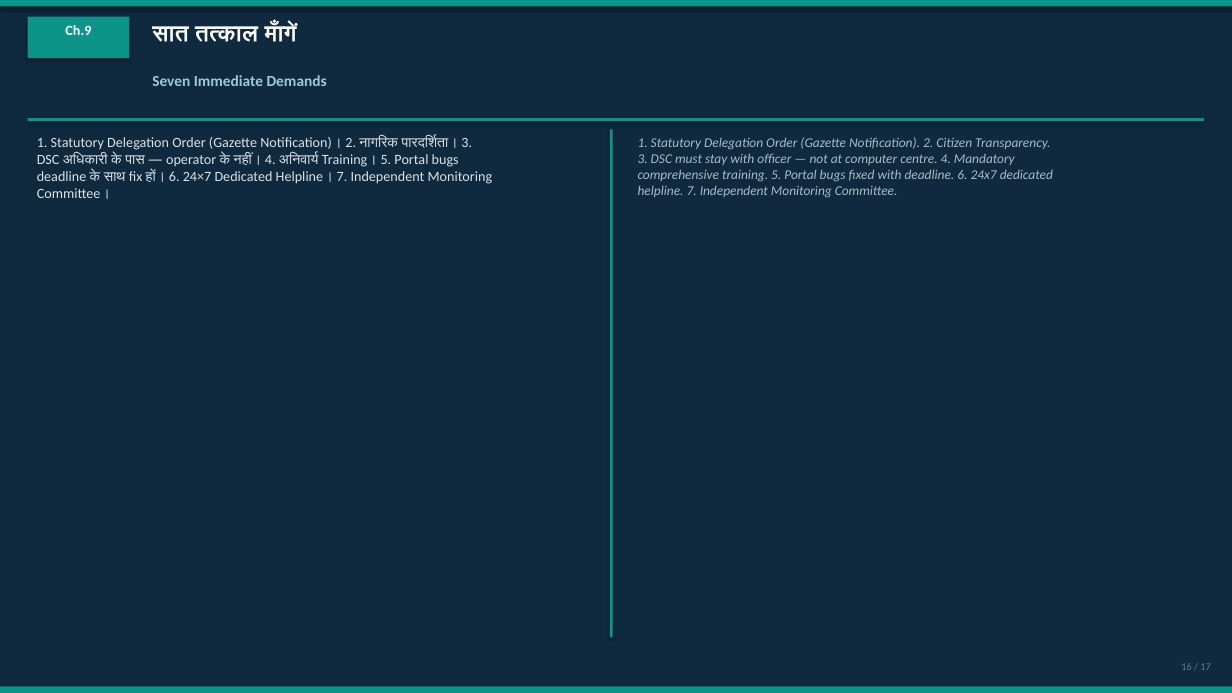
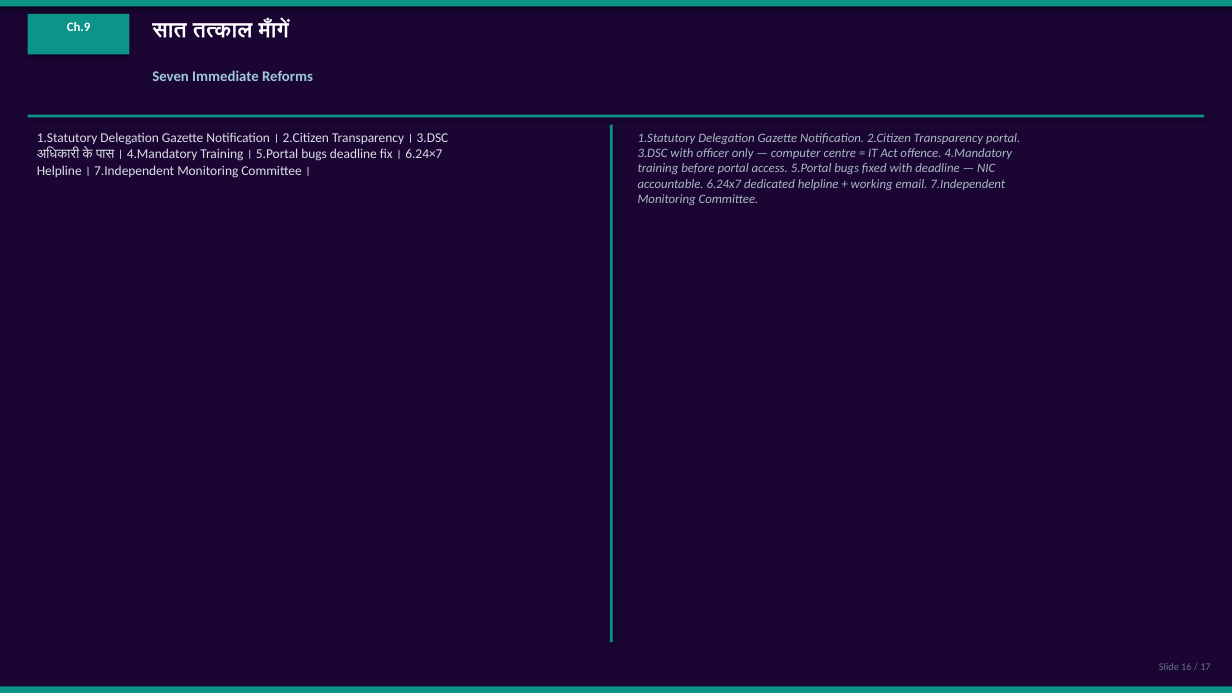
Before and after one commit to CRAJKUMARSINGH/News-Article-Elaborator, a slide deck: slide 16 of artifacts/rajasthan-ifms-crisis/IFMS-Rajasthan-Investigation.pptx. Drawn at 1232x693 pixels with LibreOffice and Linux fonts; fonts in the diff are those of the drawing. Boxes give left, top, right and bottom in pixels: in the first picture for what was removed or moved away, otherwise in the second. Text is boxed around its words. In the diff, an @@ line names an element or a change of style, - is before the commit and + after.

Commit message:
Clean full regeneration — all exports rewritten from scratch
- Deleted old generate_exports.py + regen_emb.py approach
- New print_all.py: single clean script, all 14 chapters in IFMS
  article + 13 chapters in eMB article fully regenerated
- Cache cleared before run
- All 6 files rebuilt: DOCX 39KB, PDF 12KB, PPTX 59KB (IFMS)
  and DOCX 38KB, PDF 9KB, PPTX 52KB (eMB)
- PPTX now has improved cover, facts grid, chapter slides with
  Hindi/English two-column layout, and updated CTA closing slide
  with impunity architecture quote

```diff
--- a/artifacts/rajasthan-ifms-crisis/IFMS-Rajasthan-Investigation.pptx
+++ b/artifacts/rajasthan-ifms-crisis/IFMS-Rajasthan-Investigation.pptx
@@ background #0F2A3E to #1A0533 @@
@@ text "Ch.9" at [67, 22, 91, 31]: size 11 to 10 pt @@
@@ text "सात तत्काल माँगें" at [152, 20, 291, 38]: size 18 to 17 pt @@
@@ text at [152, 70, 313, 81]: text changed; size 12 to 11.5 pt @@
-Seven Immediate Demands
+Seven Immediate Reforms
@@ rectangle: place and size @@
-rectangle at [28, 118, 1204, 121]
+rectangle at [28, 115, 1204, 117]
@@ text at [37, 132, 449, 178]: text changed; size 11 to 10.5 pt; text colour #DCE1E6 to #DAE0E6 @@
-1. Statutory Delegation Order (Gazette Notification)। 2. नागरिक पारदर्शिता। 3.
-DSC अधिकारी के पास — operator के नहीं। 4. अनिवार्य Training। 5. Portal bugs
-deadline के साथ fix हों। 6. 24×7 Dedicated Helpline। 7. Independent Monitoring
-Committee।
+1.Statutory Delegation Gazette Notification। 2.Citizen Transparency। 3.DSC
+अधिकारी के पास। 4.Mandatory Training। 5.Portal bugs deadline fix। 6.24×7
+Helpline। 7.Independent Monitoring Committee।
@@ rectangle: place and size @@
-rectangle at [610, 129, 613, 638]
+rectangle at [610, 125, 613, 642]
@@ text at [638, 133, 1020, 205]: text changed; size 10.5 to 10 pt; text colour #AAB9C3 to #A8B9C3 @@
-1. Statutory Delegation Order (Gazette Notification). 2. Citizen Transparency.
-3. DSC must stay with officer — not at computer centre. 4. Mandatory
-comprehensive training. 5. Portal bugs fixed with deadline. 6. 24x7 dedicated
-helpline. 7. Independent Monitoring Committee.
+1.Statutory Delegation Gazette Notification. 2.Citizen Transparency portal.
+3.DSC with officer only — computer centre = IT Act offence. 4.Mandatory
+training before portal access. 5.Portal bugs fixed with deadline — NIC
+accountable. 6.24x7 dedicated helpline + working email. 7.Independent
+Monitoring Committee.
@@ text at [1159, 663, 1210, 670]: text changed; text colour #64788C to #647382 @@
-16 / 17
+Slide 16 / 17
```
Also in this commit, not shown: 17 other slides changed, 6 other files.
